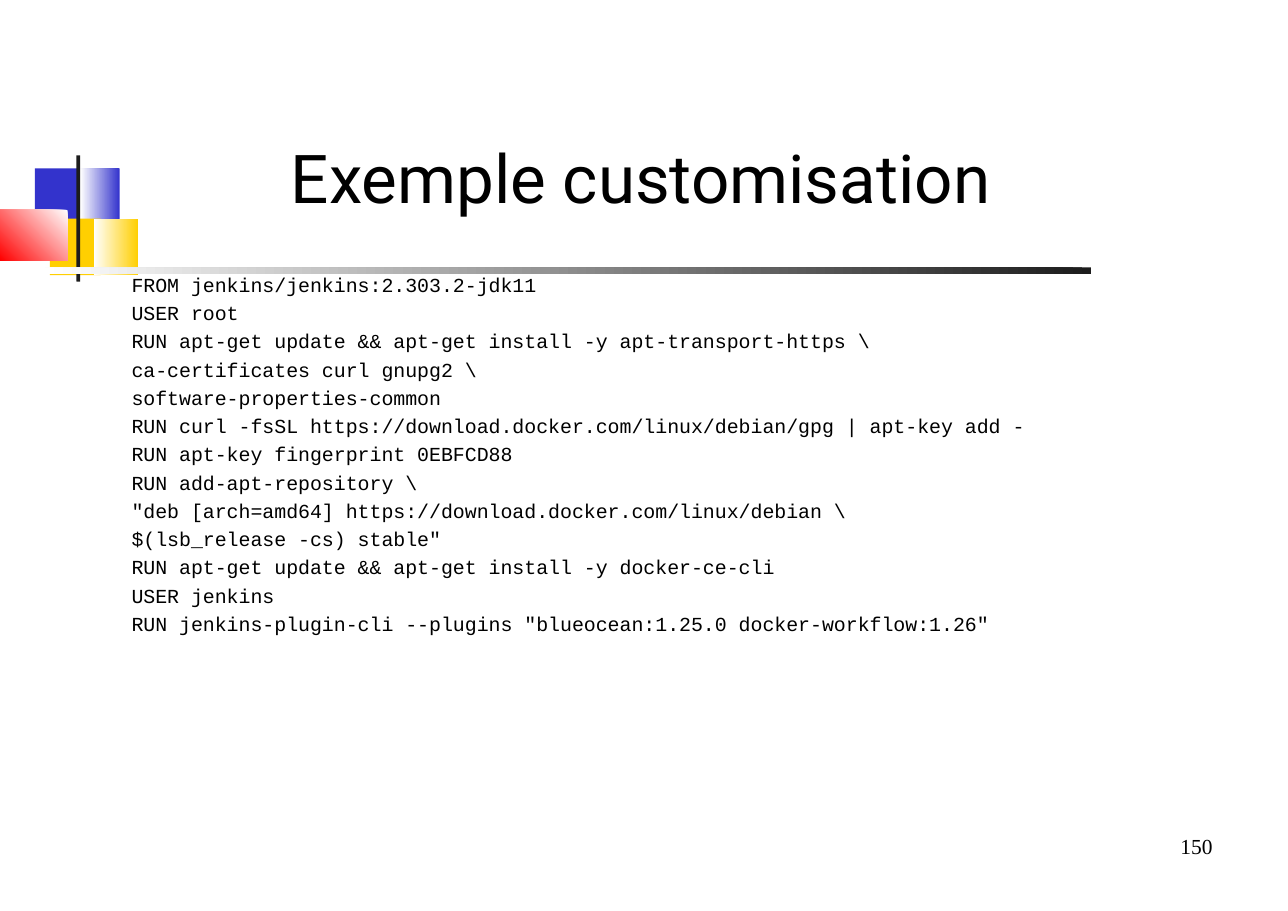
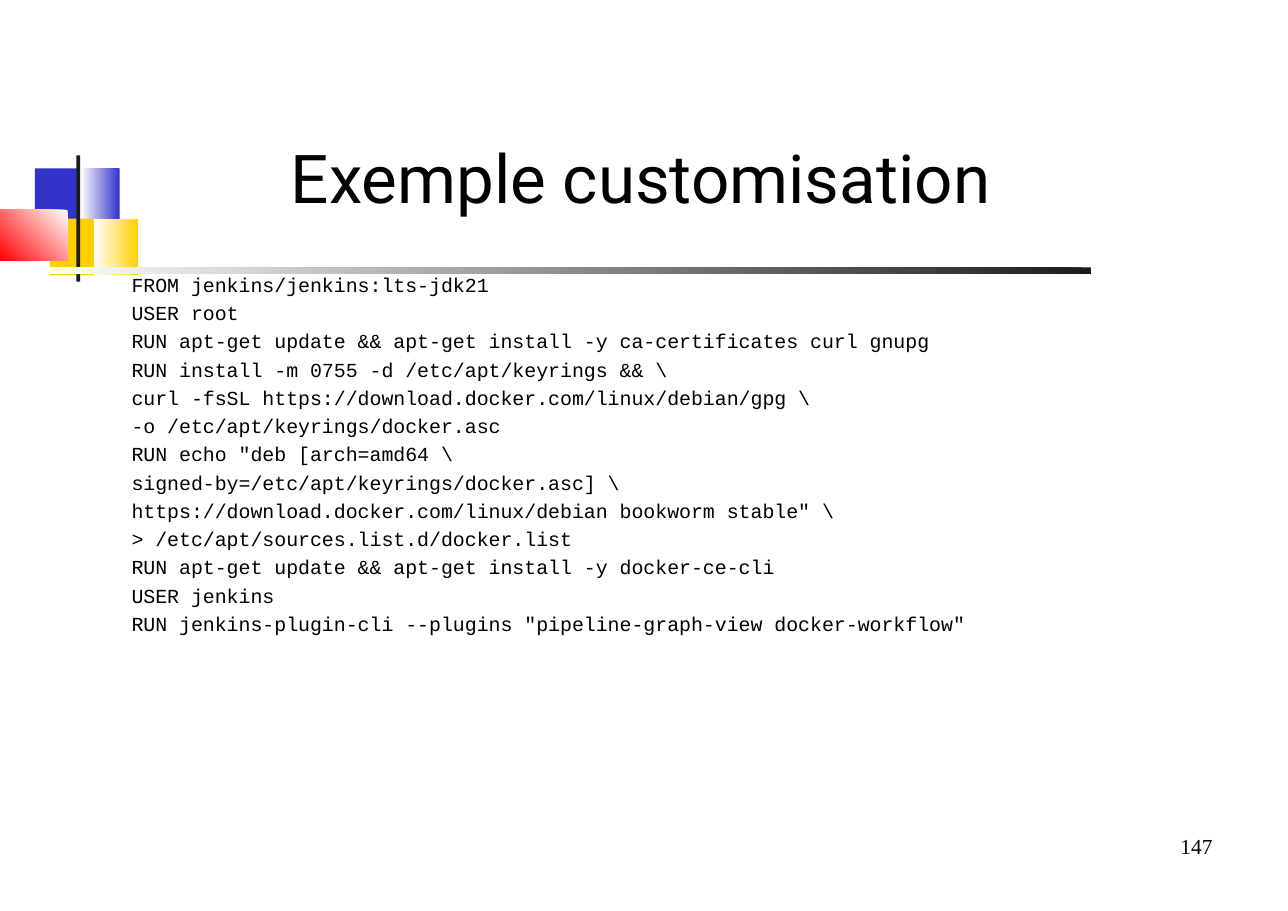
Before and after one commit to dthibau/jenkins, a slide deck: slide 147 of JenkinsPipeline.odp (slide 150 before the commit). Drawn at 1288x911 pixels with LibreOffice and Linux fonts; fonts in the diff are those of the drawing. Boxes give left, top, right and bottom in pixels: in the first picture for what was removed or moved away, otherwise in the second. Text is boxed around its words. In the diff, an @@ line names an element or a change of style, - is before the commit and + after.

```diff
--- a/JenkinsPipeline.odp
+++ b/JenkinsPipeline.odp
@@ text at (132,278,489,296): text changed @@
-FROM jenkins/jenkins:2.303.2-jdk11
+FROM jenkins/jenkins:lts-jdk21
@@ text at (132,334,930,550): text changed @@
-RUN apt-get update && apt-get install -y apt-transport-https \
-ca-certificates curl gnupg2 \
-software-properties-common
-RUN curl -fsSL https://download.docker.com/linux/debian/gpg | apt-key add -
-RUN apt-key fingerprint 0EBFCD88
-RUN add-apt-repository \
-"deb [arch=amd64] https://download.docker.com/linux/debian \
-$(lsb_release -cs) stable"
+RUN apt-get update && apt-get install -y ca-certificates curl gnupg
+RUN install -m 0755 -d /etc/apt/keyrings && \
+curl -fsSL https://download.docker.com/linux/debian/gpg \
+-o /etc/apt/keyrings/docker.asc
+RUN echo "deb [arch=amd64 \
+signed-by=/etc/apt/keyrings/docker.asc] \
+https://download.docker.com/linux/debian bookworm stable" \
+> /etc/apt/sources.list.d/docker.list
@@ text at (132,617,965,635): text changed @@
-RUN jenkins-plugin-cli --plugins "blueocean:1.25.0 docker-workflow:1.26"
+RUN jenkins-plugin-cli --plugins "pipeline-graph-view docker-workflow"
@@ page number at (1180,840,1212,854): text changed @@
-150
+147
```
Also in this commit, not shown: 51 other slides changed, 3 slides added, 16 slides removed, 1 other file.
